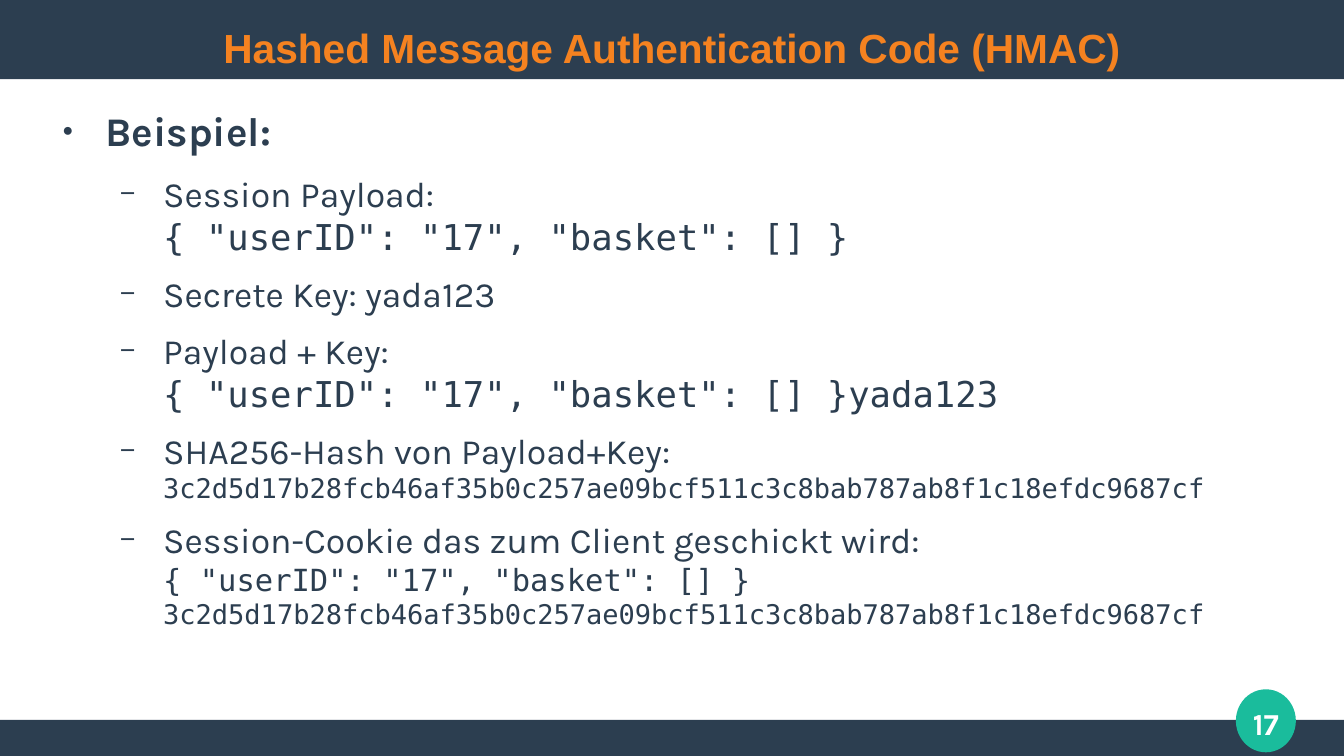
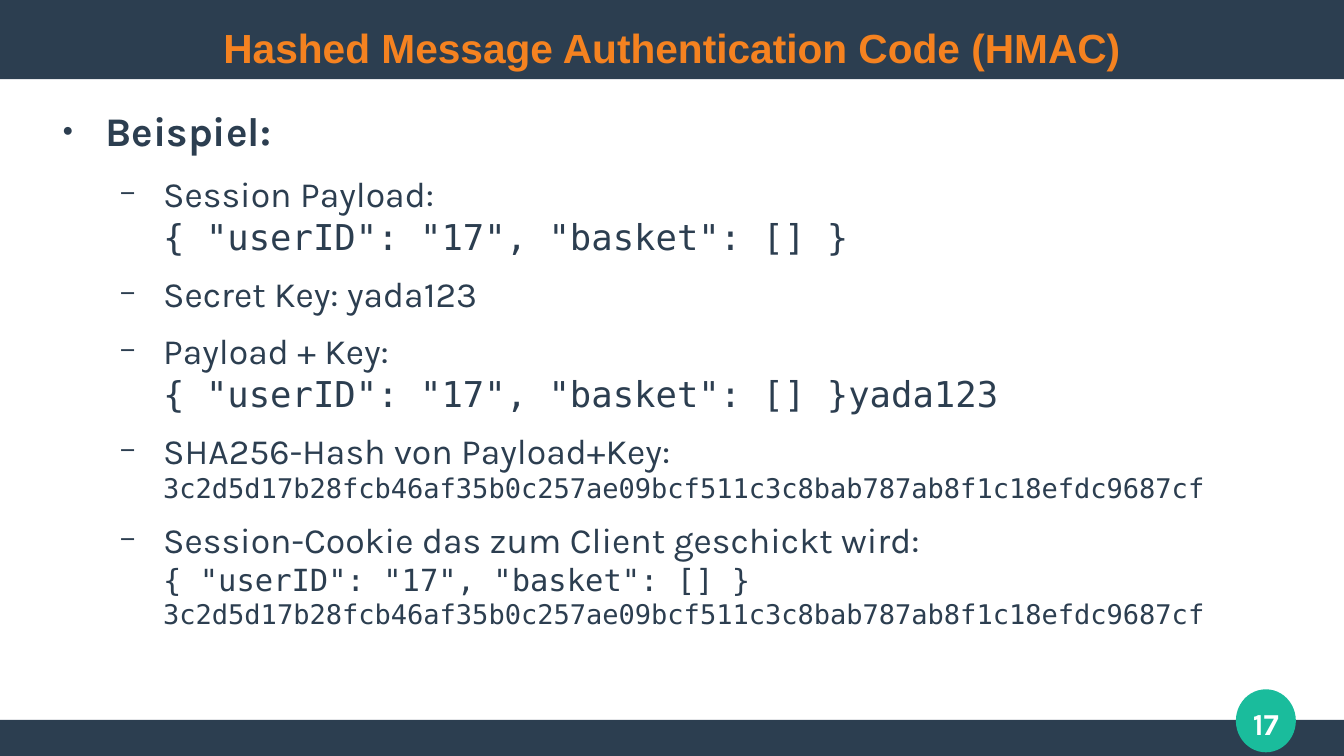
Before and after one commit to ghandmann/HS-AlbSig-WebAnwendungen2, a slide deck: slide 17 of Kapitel/07_Authentication.odp. Drawn at 1344x756 pixels with LibreOffice and Linux fonts; fonts in the diff are those of the drawing. Boxes give left, top, right and bottom in pixels: in the first picture for what was removed or moved away, otherwise in the second. Text is boxed around its words. In the diff, an @@ line names an element or a change of style, - is before the commit and + after.

Commit message:
fixed some typos

```diff
--- a/Kapitel/07_Authentication.odp
+++ b/Kapitel/07_Authentication.odp
@@ text at [163, 282, 477, 316]: text changed @@
-  − Secrete Key: yada123
+  − Secret Key: yada123
```
Also in this commit, not shown: 3 other slides changed, 1 slide removed.
